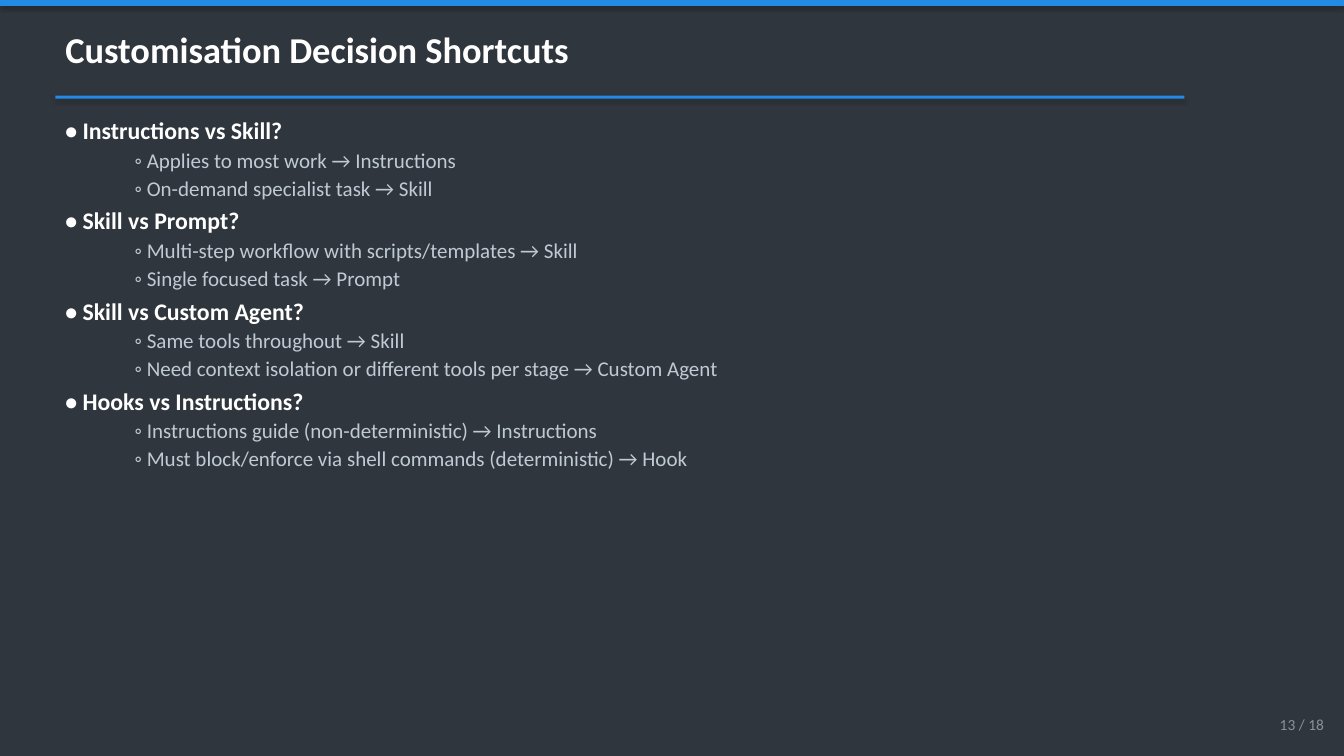
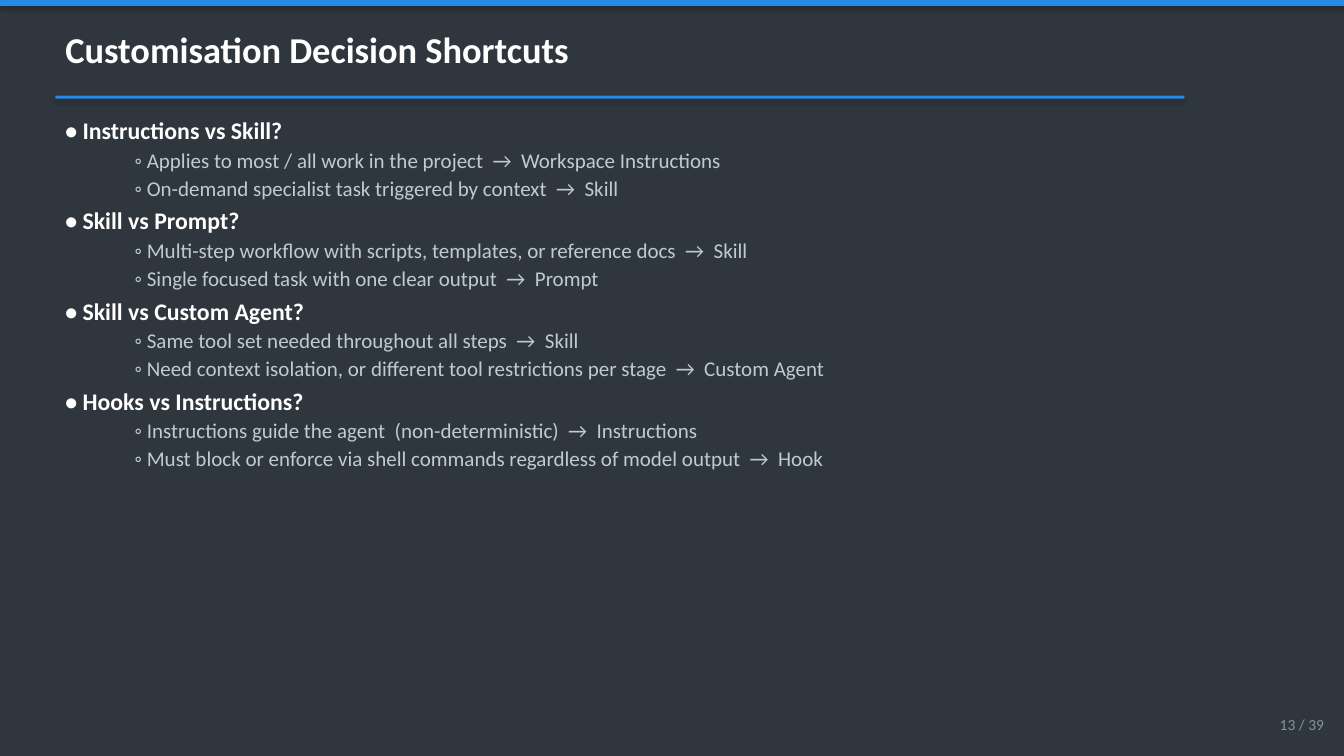
Before and after one commit to cyberkoolman/ghcp-poc-auth, a slide deck: slide 13 of docs/ghcp-getting-started.pptx. Drawn at 1344x756 pixels with LibreOffice and Linux fonts; fonts in the diff are those of the drawing. Boxes give left, top, right and bottom in pixels: in the first picture for what was removed or moved away, otherwise in the second. Text is boxed around its words. In the diff, an @@ line names an element or a change of style, - is before the commit and + after.

```diff
--- a/docs/ghcp-getting-started.pptx
+++ b/docs/ghcp-getting-started.pptx
@@ text at box(147, 153, 720, 200): text changed @@
-  ◦ Applies to most work → Instructions
-  ◦ On-demand specialist task → Skill
+  ◦ Applies to most / all work in the project → Workspace Instructions
+  ◦ On-demand specialist task triggered by context → Skill
@@ text at box(147, 243, 748, 290): text changed @@
-  ◦ Multi-step workflow with scripts/templates → Skill
-  ◦ Single focused task → Prompt
+  ◦ Multi-step workflow with scripts, templates, or reference docs → Skill
+  ◦ Single focused task with one clear output → Prompt
@@ text at box(147, 333, 824, 380): text changed @@
-  ◦ Same tools throughout → Skill
-  ◦ Need context isolation or different tools per stage → Custom Agent
+  ◦ Same tool set needed throughout all steps → Skill
+  ◦ Need context isolation, or different tool restrictions per stage → Custom Agent
@@ text at box(147, 423, 823, 470): text changed @@
-  ◦ Instructions guide (non-deterministic) → Instructions
-  ◦ Must block/enforce via shell commands (deterministic) → Hook
+  ◦ Instructions guide the agent (non-deterministic) → Instructions
+  ◦ Must block or enforce via shell commands regardless of model output → Hook
@@ text at box(1280, 720, 1324, 730): text changed @@
-13 / 18
+13 / 39
```
Also in this commit, not shown: 13 other slides changed, 20 slides added, 1 other file.
